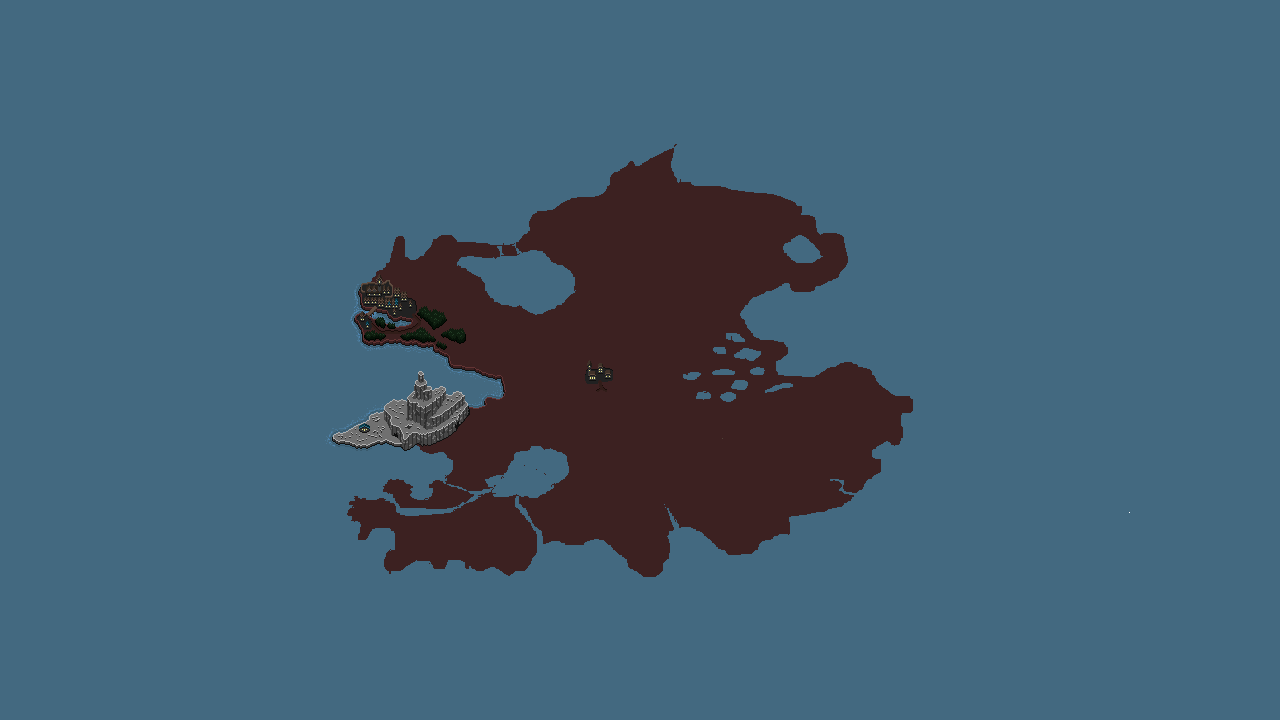
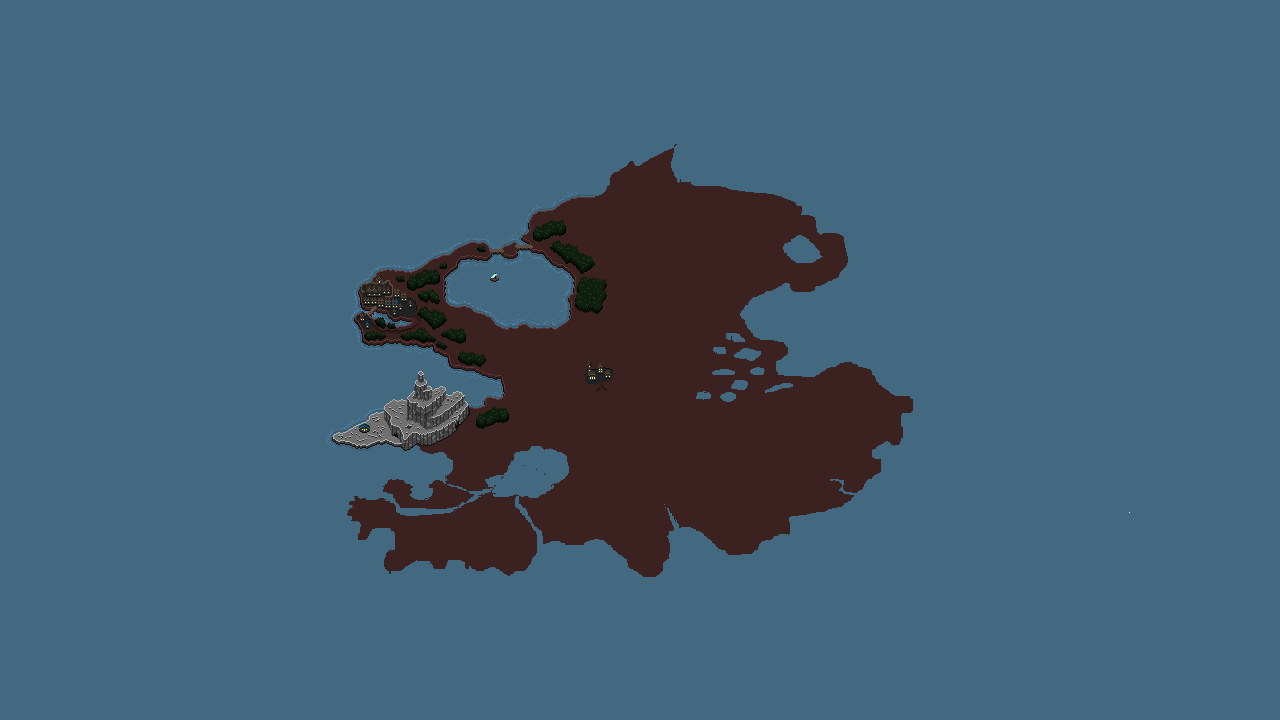
Two versions of the same layered image (1280 x 720). Layer-by-layer changes:
added layer "Layer 18" in group "Group 1" over [490, 273, 499, 282]
added layer "Layer 17" in group "Group 1" over [489, 245, 533, 255]
renamed "Layer 1" to "Layer 21", painted on it over [364, 220, 607, 429]
painted on "Layer 5" over [371, 197, 595, 330]
painted on "base" over [376, 211, 701, 380]
painted on "Layer 15" over [328, 192, 595, 446]
